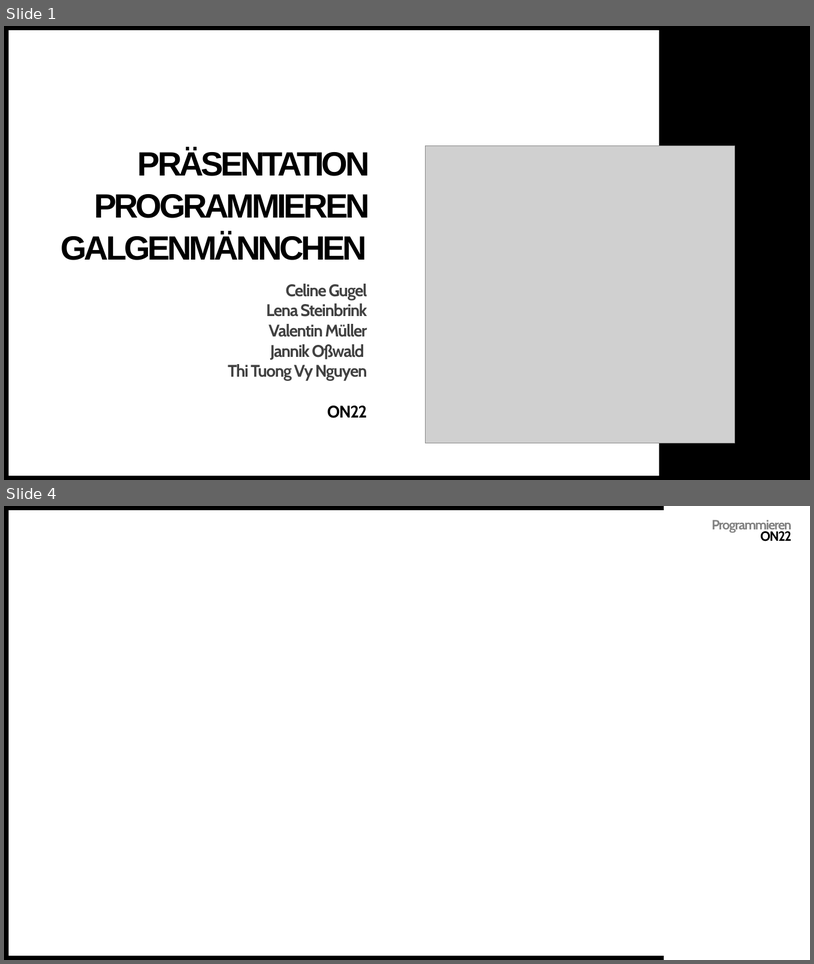
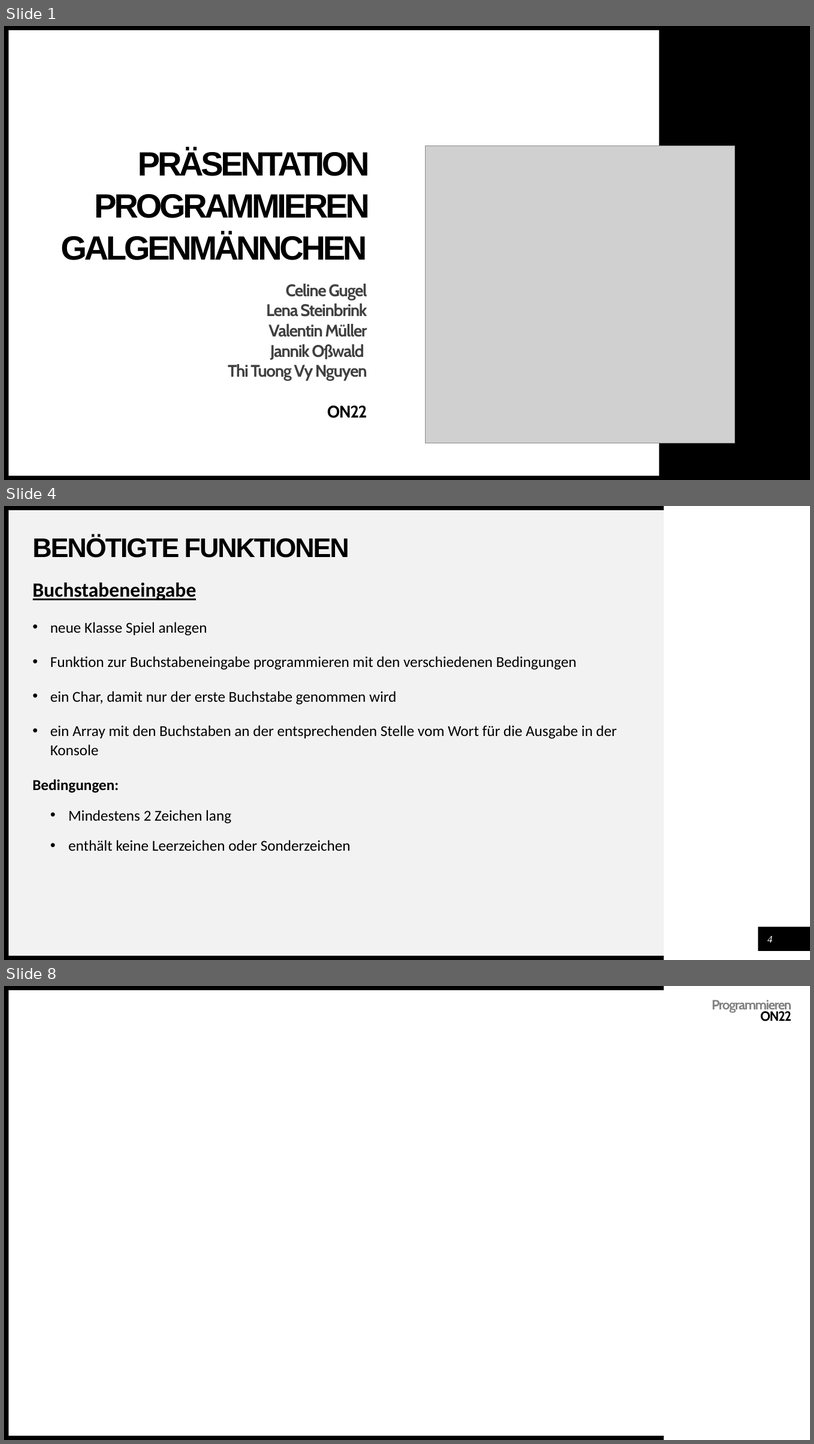
Before and after one commit to muellerValentin/programmierenON22, a slide deck: Präsentation Programmieren Galgenmännchen.pptx. Shown one above the other, each under a label of ours: slides 1 and 4 before the commit, slides 1, 4 and 8 after it; the slides between them are not shown. The pictures are 814x964 and 814x1444 pixels, drawn with LibreOffice and Linux fonts; fonts in the diff are those of the drawing; grey boxes stand for pictures. Boxes give left, top, right and bottom in pixels: in the first picture for what was removed or moved away, otherwise in the second. Text is boxed around its words. In the diff, an @@ line names an element or a change of style, - is before the commit and + after.

Commit message:
PowerPoint
Benötigte Funktionen eingefügt

```diff
--- a/Präsentation Programmieren Galgenmännchen.pptx
+++ b/Präsentation Programmieren Galgenmännchen.pptx
@@ slide 4 added at (x1=4, y1=506, x2=810, y2=960), background #FFFFFF; not listed: 3 template elements that a slide beside it also shows @@
@@ rectangle added at (x1=9, y1=510, x2=665, y2=955), fill #F2F2F2 @@
@@ title added at (x1=33, y1=536, x2=350, y2=558), 32 pt, text #000000, bold @@
+BENÖTIGTE FUNKTIONEN
@@ text added at (x1=33, y1=582, x2=617, y2=850), 18 pt, text #000000 @@
+Buchstabeneingabe
+• neue Klasse Spiel anlegen
+• Funktion zur Buchstabeneingabe programmieren mit den verschiedenen Bedingungen
+• ein Char, damit nur der erste Buchstabe genommen wird
+• ein Array mit den Buchstaben an der entsprechenden Stelle vom Wort für die Ausgabe in der Konsole
+Bedingungen:
+  • Mindestens 2 Zeichen lang
+  • enthält keine Leerzeichen oder Sonderzeichen
@@ rectangle added at (x1=669, y1=915, x2=755, y2=955), fill #FFFFFF @@
@@ rectangle added at (x1=759, y1=927, x2=810, y2=951), fill #000000 @@
@@ page number added at (x1=768, y1=936, x2=773, y2=942), 12 pt, text #FFFFFF, italic @@
+4
@@ what was slide 4 is now slide 8 @@
```
Also in this commit, not shown: 1 slide changed, 4 other slides added, 1 slide removed, 1 other file.
